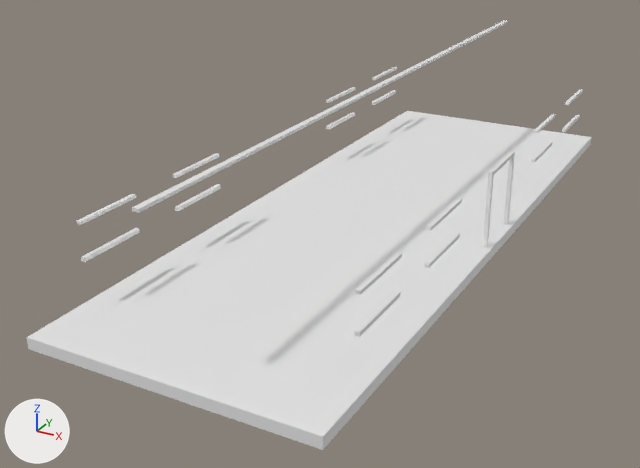
The OBJ model Assets/_Project/Art/Buildings/Base/Barracks_B1a/Barracks_B1a_Trim.obj as it was, and as the next commit left it.
Both versions are drawn from a 50 mm lens placed at (15.3, -33.4, 15.3), pointed at (-1.3, -3.3, 0.2). Every picture has the same lights, and +X, +Y and +Z are marked at lower left. The picture after the commit comes second. Where no turn or scale is listed for an object, it has been applied to the vertices. Vertices at exactly the same position are counted once.

Objects in the first picture: 'Barracks_B1a_Trim'.
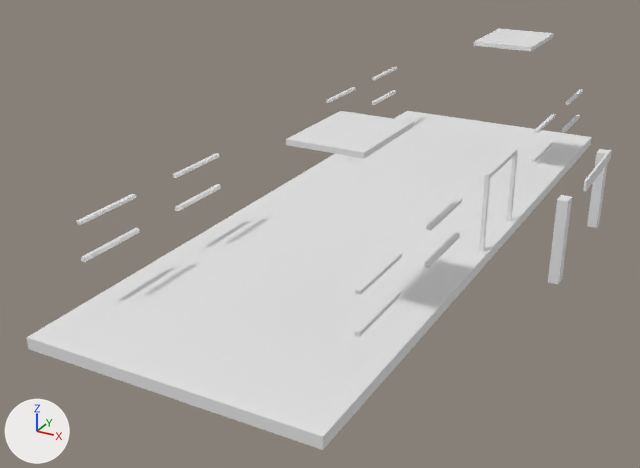
The change, as a diff of the scene's bpy script:
```diff
--- a/Assets/_Project/Art/Buildings/Base/Barracks_B1a/Barracks_B1a_Trim.obj.py
+++ b/Assets/_Project/Art/Buildings/Base/Barracks_B1a/Barracks_B1a_Trim.obj.py
@@ me_barracks_b1a_trim @@
 # used by ob_barracks_b1a_trim; location = (0.0, 0.0, 0.0)
-me_barracks_b1a_trim.from_pydata(...)  # 164 vertices, 252 faces; spans x -5.6..5.6, y -16.1..16.1, z -0.1..6.2
+me_barracks_b1a_trim.from_pydata(...)  # 196 vertices, 300 faces; spans x -5.6..9.1, y -15.6..15.6, z -0.1..6.9
+# me_barracks_b1a_trim part 1: a new loose piece, a box spanning x 8.42..8.82, y 2.78..3.32, z 0.35..3.66
+# me_barracks_b1a_trim part 2: a new loose piece, a box spanning x 8.42..8.82, y -3.32..-2.78, z 0.35..3.66
+# me_barracks_b1a_trim part 3: a new loose piece, a box spanning x 9.04..9.13, y -2.05..2.05, z 3.68..4.1
+# me_barracks_b1a_trim part 4: a new loose piece, a box spanning x 1.48..4.22, y 6.65..10.35, z 6.68..6.87
+# me_barracks_b1a_trim part 5: a new loose piece, a box spanning x 1.48..4.22, y -10.55..-6.85, z 6.68..6.87
+# me_barracks_b1a_trim part 6: the loose piece of 8 vertices spanning x -0.1..0.1, y -16.1..16.1, z 6.1..6.2 is deleted
+# me_barracks_b1a_trim part 7
+# 8 vertices in x 5.2..5.4, y -1.4..-1.3, z 0.4..3.6 move by (0.0, -0.4, 0.0)
+# 6 vertices in x 5.2..5.4, y 1.4, z 0.3..3.6 move by (0.0, 0.5, 0.0)
+# 4 vertices in x 5.2..5.4, y 1.3, z 0.3..3.4 move by (0.0, 0.4, 0.0)
+# 2 vertices move from x 5.2..5.4, y -1.4, z 0.4 to x 5.2..5.4, y -1.9, z 0.4
```

Changed parts and their boxes [x1, y1, x2, y2] in the pictures (640 x 468 px; the box of a moved part takes in the faces that stretch with it):
'Barracks_B1a_Trim', reshaped
    before: [27, 20, 592, 450]
    after: [27, 28, 612, 450]
part 1 of me_barracks_b1a_trim, added
    after: [587, 149, 609, 228]
part 2 of me_barracks_b1a_trim, added
    after: [548, 195, 572, 285]
part 3 of me_barracks_b1a_trim, added
    after: [583, 149, 612, 191]
part 4 of me_barracks_b1a_trim, added
    after: [474, 28, 554, 51]
part 5 of me_barracks_b1a_trim, added
    after: [286, 111, 414, 159]
part 6 of me_barracks_b1a_trim, deleted
    before: [132, 20, 508, 213]
part 7 of me_barracks_b1a_trim, moved or reshaped
    before: [482, 151, 515, 247]
    after: [479, 148, 518, 251]
